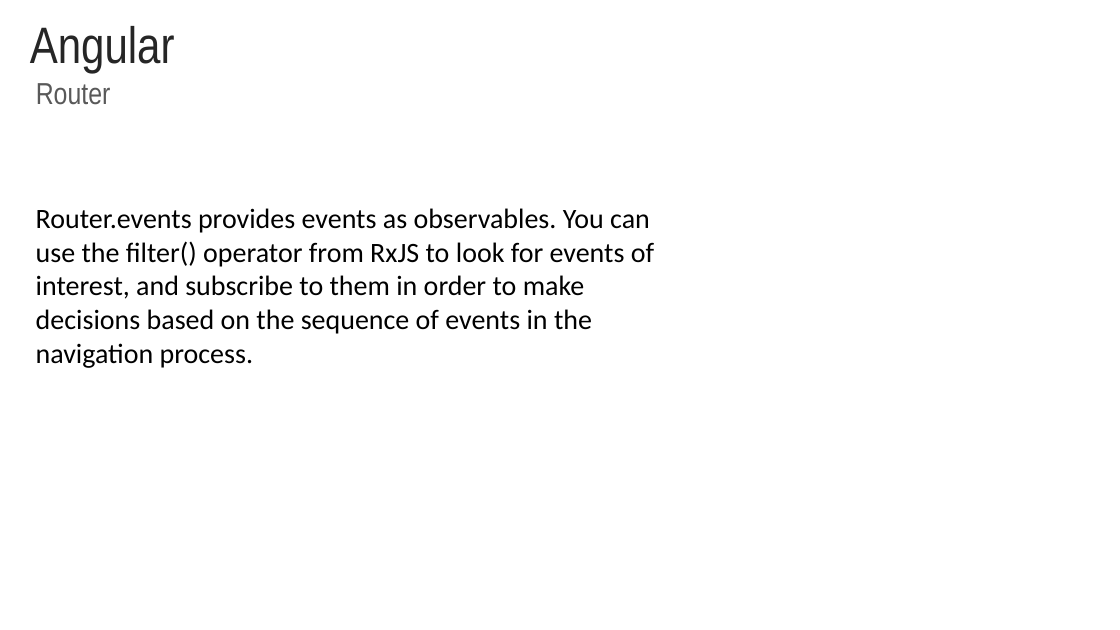
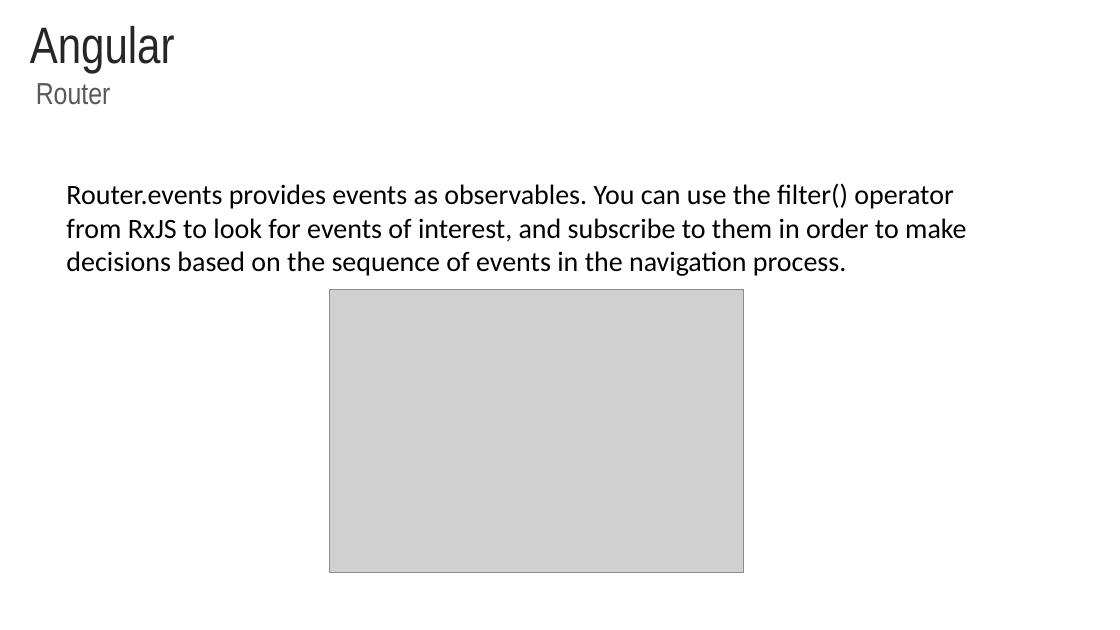
Before and after one commit to rached193/AngularWorkshop-20181116, a slide deck: slide 20 of 04_flow_events/04_flow_events.pptx. Drawn at 1120x630 pixels with LibreOffice and Linux fonts; fonts in the diff are those of the drawing; grey boxes stand for pictures; background and template pictures are left out. Boxes give left, top, right and bottom in pixels: in the first picture for what was removed or moved away, otherwise in the second. Text is boxed around its words. In the diff, an @@ line names an element or a change of style, - is before the commit and + after.

```diff
--- a/04_flow_events/04_flow_events.pptx
+++ b/04_flow_events/04_flow_events.pptx
@@ text "Router.events provides events as observables. ..." rewrapped from (36, 208, 654, 368) to (66, 183, 967, 276) @@
@@ picture added at (329, 289, 744, 572) @@
```
Also in this commit, not shown: 3 other slides changed.
